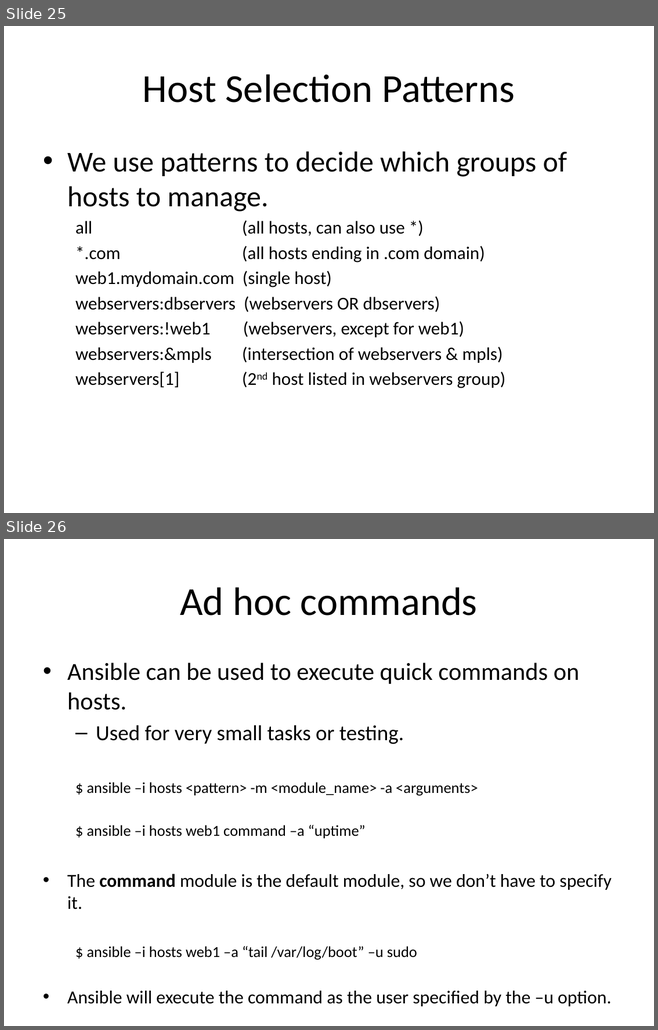
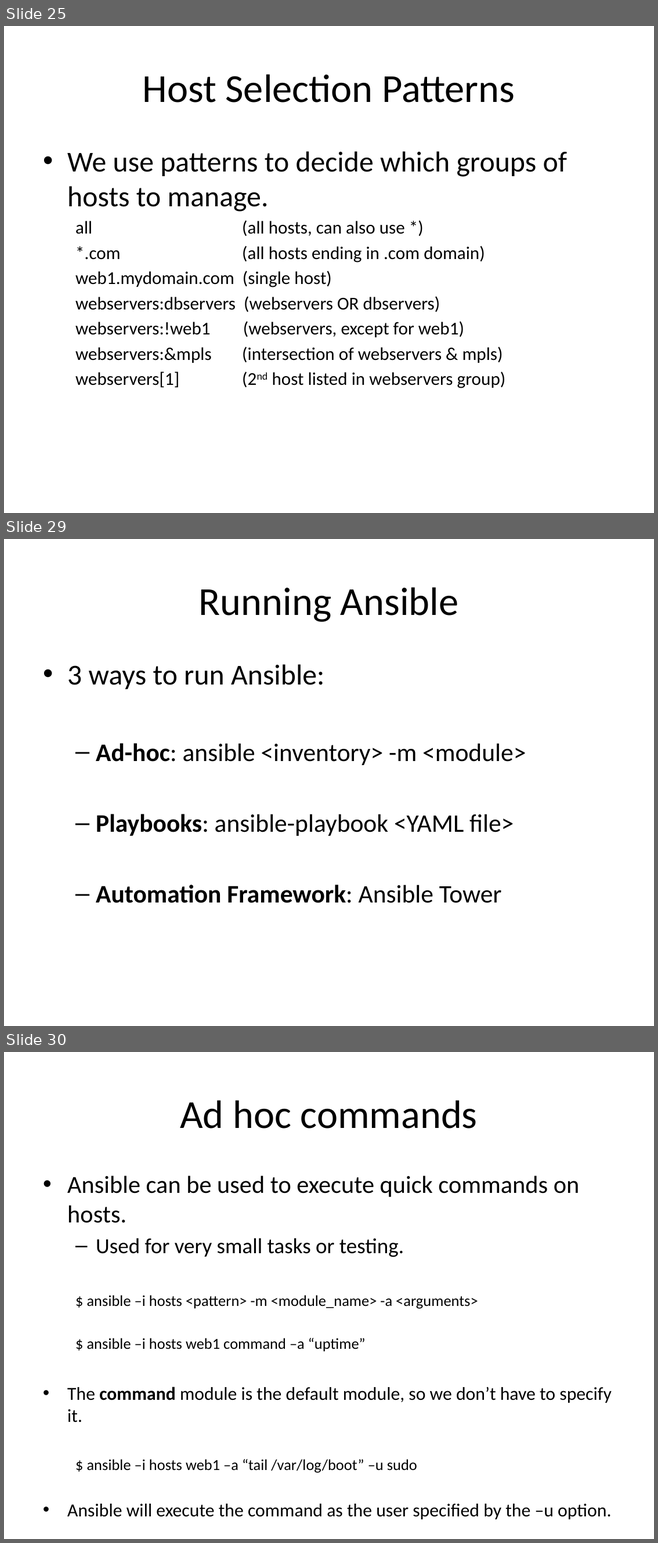
Before and after one commit to jasondbaker/infrastructure-class, a slide deck: lectures/infrastructure-week-10.pptx. Shown one above the other, each under a label of ours: slides 25 and 26 before the commit, slides 25, 29 and 30 after it; the slides between them are not shown. The pictures are 658x1030 and 658x1543 pixels, drawn with LibreOffice and Linux fonts; fonts in the diff are those of the drawing. Boxes give left, top, right and bottom in pixels: in the first picture for what was removed or moved away, otherwise in the second. Text is boxed around its words. In the diff, an @@ line names an element or a change of style, - is before the commit and + after.

```diff
--- a/lectures/infrastructure-week-10.pptx
+++ b/lectures/infrastructure-week-10.pptx
@@ slide 29 added at [4,539,654,1026], background #FFFFFF @@
@@ title added at [199,587,459,622], 44 pt, text #000000 @@
+Running Ansible
@@ text added at [67,664,525,903], 28 pt, text #000000 @@
+• 3 ways to run Ansible:
+  – Ad-hoc: ansible <inventory> -m <module>
+  – Playbooks: ansible-playbook <YAML file>
+  – Automation Framework: Ansible Tower
@@ what was slide 26 is now slide 30 @@
```
Also in this commit, not shown: 2 slides changed, 27 other slides added.
